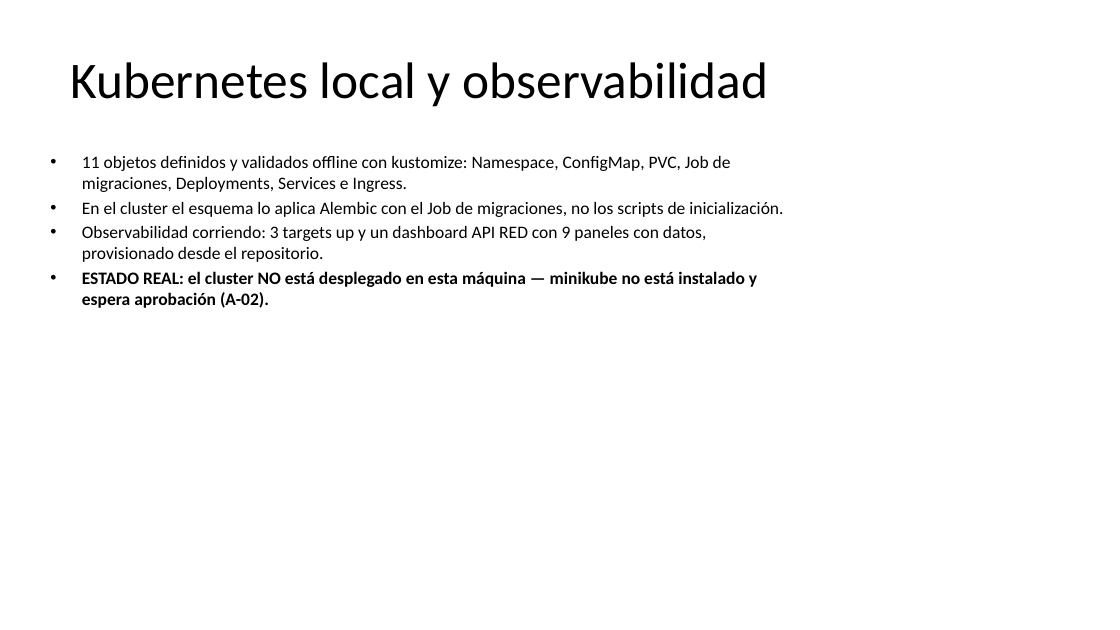
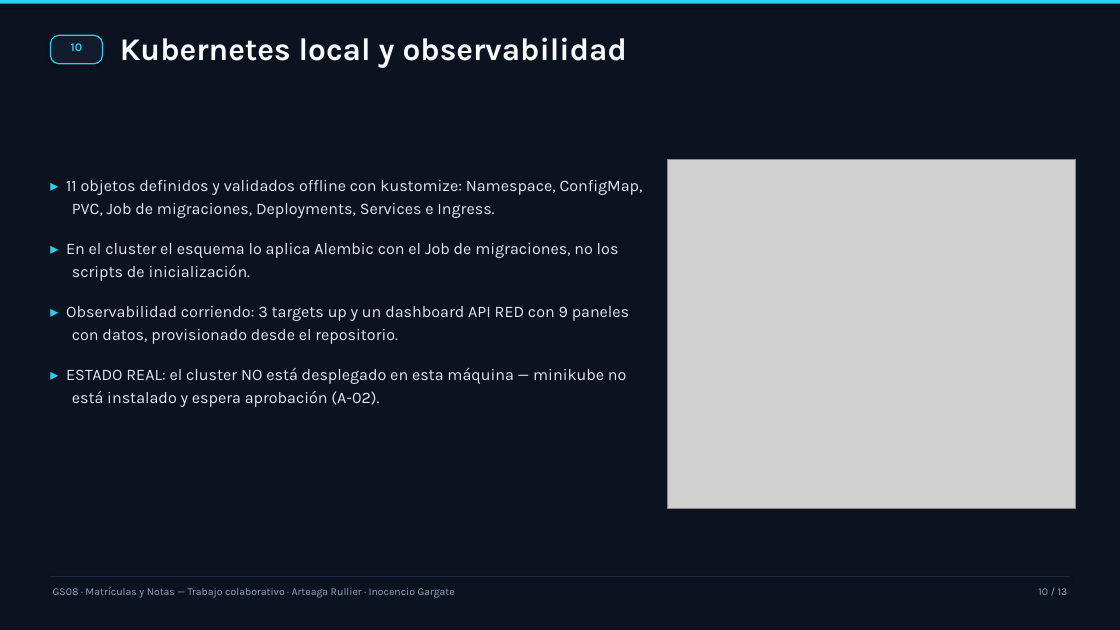
Before and after one commit to rarteagar/gs08-matriculas, a slide deck: slide 10 of docs/informe/exposicion-gs08-2026-10-13.pptx. Drawn at 1120x630 pixels with LibreOffice and Linux fonts; fonts in the diff are those of the drawing; grey boxes stand for pictures. Boxes give left, top, right and bottom in pixels: in the first picture for what was removed or moved away, otherwise in the second. Text is boxed around its words. In the diff, an @@ line names an element or a change of style, - is before the commit and + after.

Commit message:
feat(deck): rediseno completo de la presentacion con ilustraciones generadas
Se rehace el deck con una linea grafica propia: fondo navy, acento cian, tarjetas,
vinetas con sangria, pie con numeracion y seis ilustraciones isometricas generadas
con nano-banana-2 (portada, arquitectura, API, datos hibridos, seguridad y
accesibilidad). La portada usa un degradado para integrar la ilustracion, la
ultima lamina cierra con cuatro indicadores (121 pruebas, 90 %, 25 del SPA, 5/5
jobs) y se corrige la vieta de Kubernetes (se levanto el 22/09 y hoy esta apagado).
El deck clasico queda como respaldo.

```diff
--- a/docs/informe/exposicion-gs08-2026-10-13.pptx
+++ b/docs/informe/exposicion-gs08-2026-10-13.pptx
@@ rectangle added at bbox=[0, 0, 1120, 630], fill #0B1220 @@
@@ rectangle added at bbox=[0, 0, 1120, 3], fill #22D3EE @@
@@ text "Kubernetes local y observabilidad": place and size @@
-text "Kubernetes local y observabilidad" at bbox=[71, 62, 768, 107]
+text "Kubernetes local y observabilidad" at bbox=[120, 37, 627, 68]
@@ text "Kubernetes local y observabilidad" at bbox=[120, 37, 627, 68]: size 44 to 27 pt, font Calibri to Karla, text colour #000000 to #F8FAFC, bold on; alignment centre to left; vertical alignment middle to top @@
@@ rounded rectangle added at bbox=[50, 35, 103, 64], fill #111C2E, outline #22D3EE 1 pt @@
@@ text added at bbox=[71, 43, 83, 51], 10 pt, text #22D3EE, bold @@
+10
@@ picture added at bbox=[668, 160, 1075, 508] @@
@@ text at bbox=[66, 180, 643, 407]: text changed; size 15 to 13.8 pt; font Calibri to Karla; text colour #000000 to #E2E8F0 @@
-• 11 objetos definidos y validados offline con kustomize: Namespace, ConfigMap, PVC, Job de migraciones, Deployments, Services e Ingress.
-• En el cluster el esquema lo aplica Alembic con el Job de migraciones, no los scripts de inicialización.
-• Observabilidad corriendo: 3 targets up y un dashboard API RED con 9 paneles con datos, provisionado desde el repositorio.
-• ESTADO REAL: el cluster NO está desplegado en esta máquina — minikube no está instalado y espera aprobación (A-02).
+▸ 11 objetos definidos y validados offline con kustomize: Namespace, ConfigMap, PVC, Job de migraciones, Deployments, Services e Ingress.
+▸ En el cluster el esquema lo aplica Alembic con el Job de migraciones, no los scripts de inicialización.
+▸ Observabilidad corriendo: 3 targets up y un dashboard API RED con 9 paneles con datos, provisionado desde el repositorio.
+▸ ESTADO REAL: el cluster NO está desplegado en esta máquina — minikube no está instalado y espera aprobación (A-02).
@@ rectangle added at bbox=[50, 576, 1070, 577], fill #1E293B @@
@@ text added at bbox=[53, 587, 455, 598], 9 pt, text #94A3B8 @@
+GS08 · Matrículas y Notas — Trabajo colaborativo · Arteaga Rullier · Inocencio Gargate
@@ text added at bbox=[1038, 588, 1068, 595], 9 pt, text #94A3B8 @@
+10 / 13
```
Also in this commit, not shown: 12 other slides changed, 2 other files.
